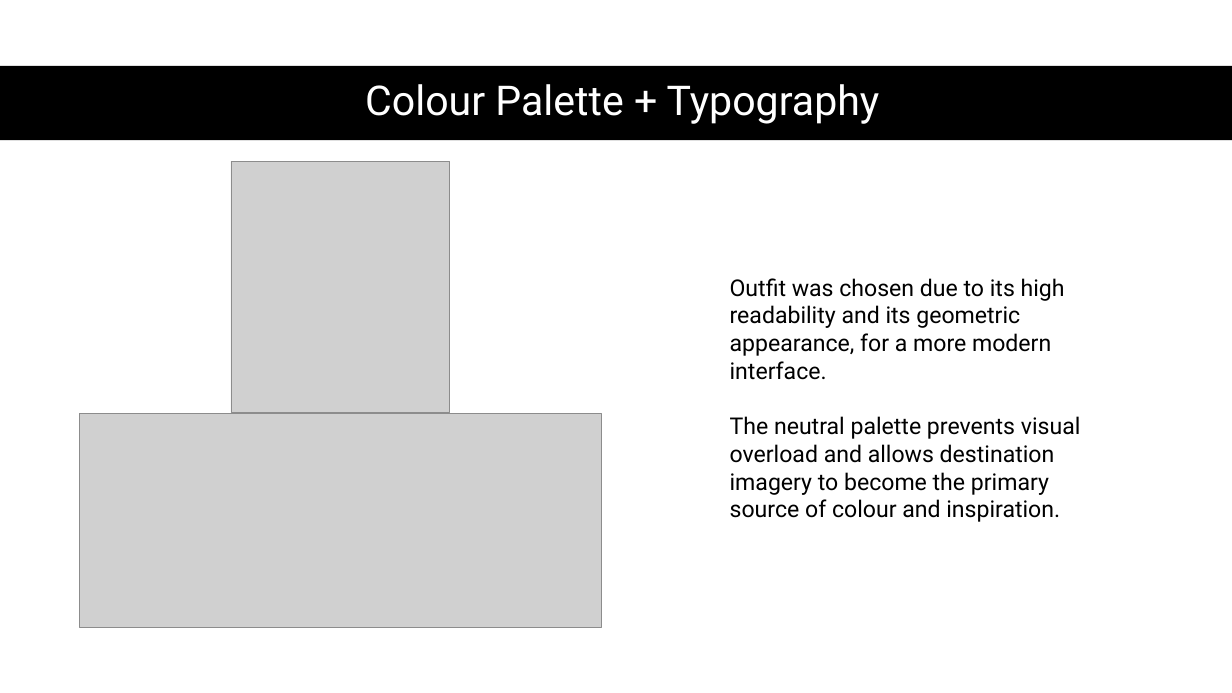
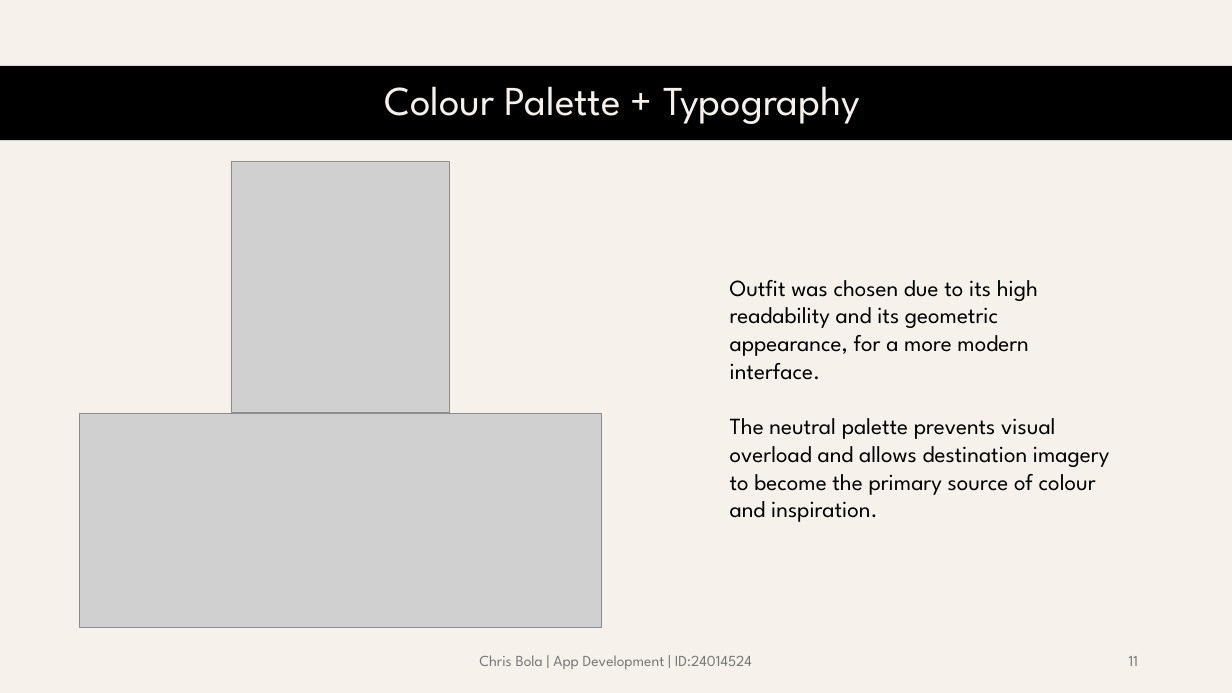
Before and after one commit to lghtson/ADS-2025, a slide deck: slide 11 of Holiday Planner.pptx (slide 13 before the commit). Drawn at 1232x693 pixels with LibreOffice and Linux fonts; fonts in the diff are those of the drawing; grey boxes stand for pictures. Boxes give left, top, right and bottom in pixels: in the first picture for what was removed or moved away, otherwise in the second. Text is boxed around its words. In the diff, an @@ line names an element or a change of style, - is before the commit and + after.

```diff
--- a/Holiday Planner.pptx
+++ b/Holiday Planner.pptx
@@ background #FFFFFF to #F6F1EA @@
@@ title "Colour Palette + Typography" at bbox=[384, 86, 860, 124]: font Roboto to League Spartan, text colour #FFFFFF to #F6F1EA @@
@@ text "Outfit was chosen due to ..." at bbox=[730, 280, 1109, 522]: font Roboto to League Spartan @@
@@ text added at bbox=[479, 655, 752, 669], 12 pt, text #797979 @@
+Chris Bola | App Development | ID:24014524
@@ page number added at bbox=[1129, 656, 1138, 666], 12 pt, text #797979 @@
+11
```
Also in this commit, not shown: 25 other slides changed, 4 slides added, 6 slides removed, 4 other files.
